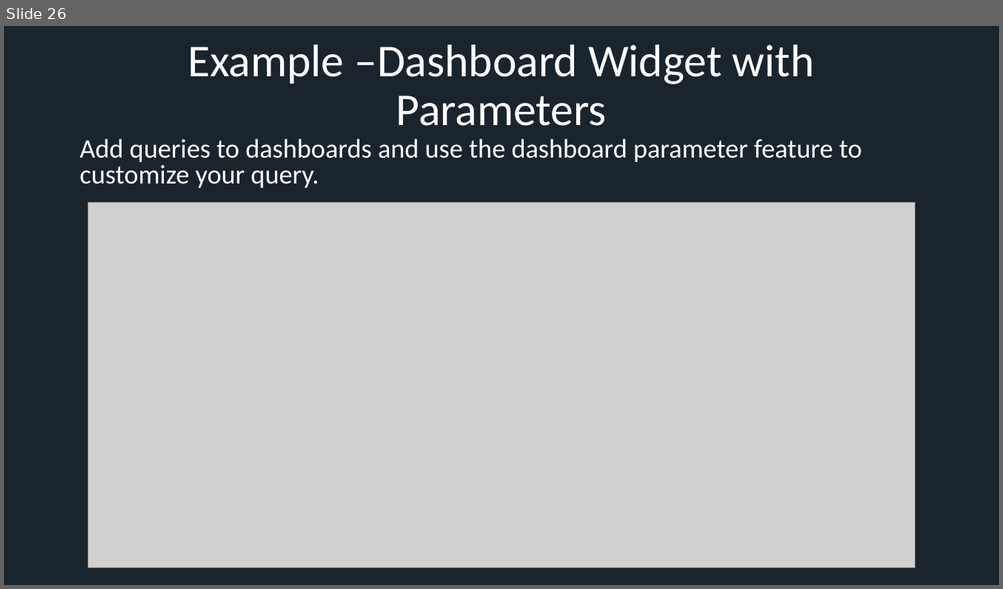
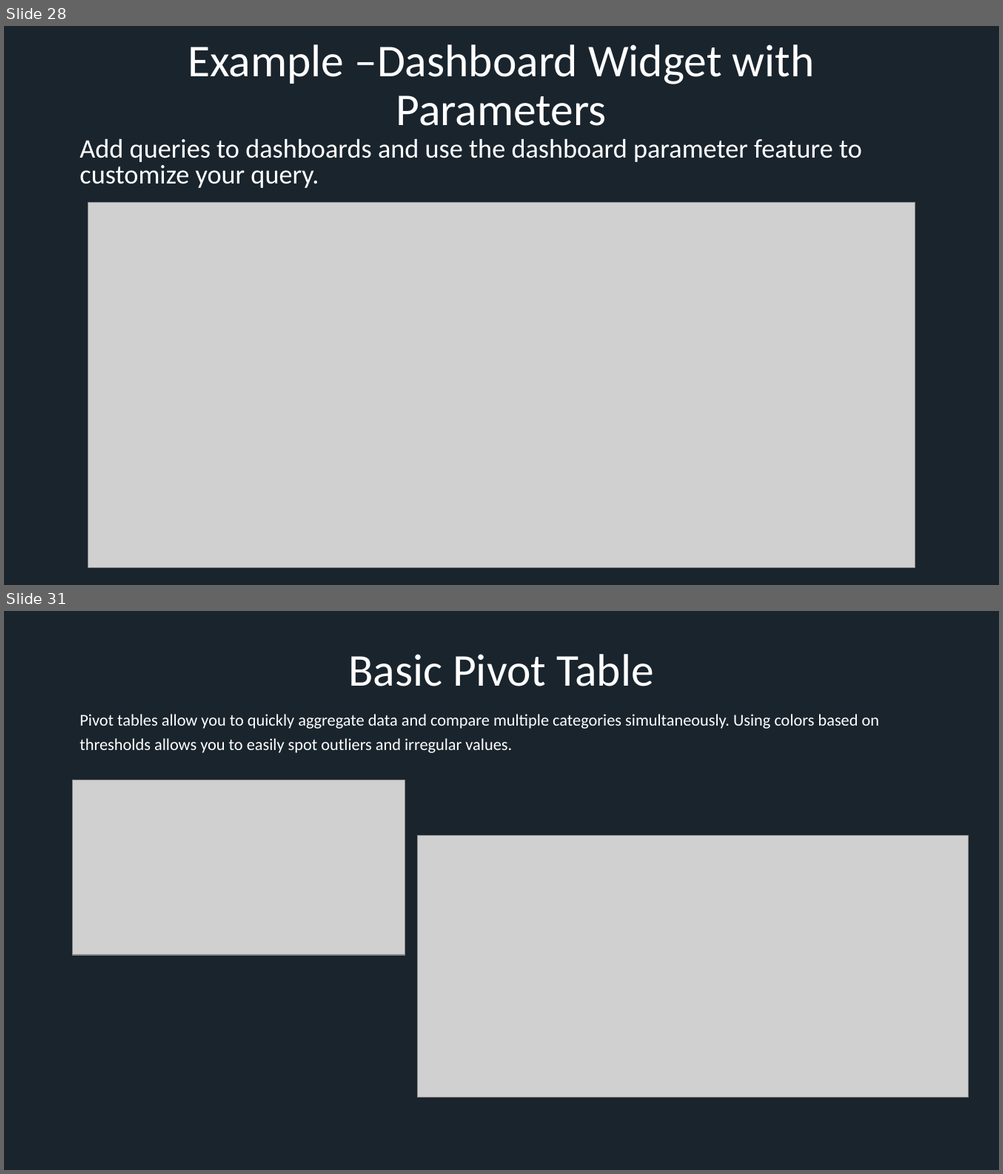
Before and after one commit to xresch/EngineeredMonitoringPlatform, a slide deck: EngineeredMonitoringPlatform/docs/EMP_PresentationSlides.pptx. Shown one above the other, each under a label of ours: slide 26 before the commit, slides 28 and 31 after it; the slides between them are not shown. The pictures are 1003x589 and 1003x1174 pixels, drawn with LibreOffice and Linux fonts; fonts in the diff are those of the drawing; grey boxes stand for pictures. Boxes give left, top, right and bottom in pixels: in the first picture for what was removed or moved away, otherwise in the second. Text is boxed around its words. In the diff, an @@ line names an element or a change of style, - is before the commit and + after.

```diff
--- a/EngineeredMonitoringPlatform/docs/EMP_PresentationSlides.pptx
+++ b/EngineeredMonitoringPlatform/docs/EMP_PresentationSlides.pptx
@@ slide 31 added at (4, 611, 999, 1170), background #1A242D @@
@@ title added at (348, 654, 654, 686), 44 pt, text #FFFFFF @@
+Basic Pivot Table
@@ text added at (79, 714, 879, 753), 16 pt, text #FFFFFF @@
+Pivot tables allow you to quickly aggregate data and compare multiple categories simultaneously. Using colors based on thresholds allows you to easily spot outliers and irregular values.
@@ picture added at (73, 780, 405, 956) @@
@@ picture added at (418, 835, 968, 1098) @@
@@ what was slide 26 is now slide 28 @@
```
Also in this commit, not shown: 1 slide changed, 12 other slides added, 2 slides removed.
